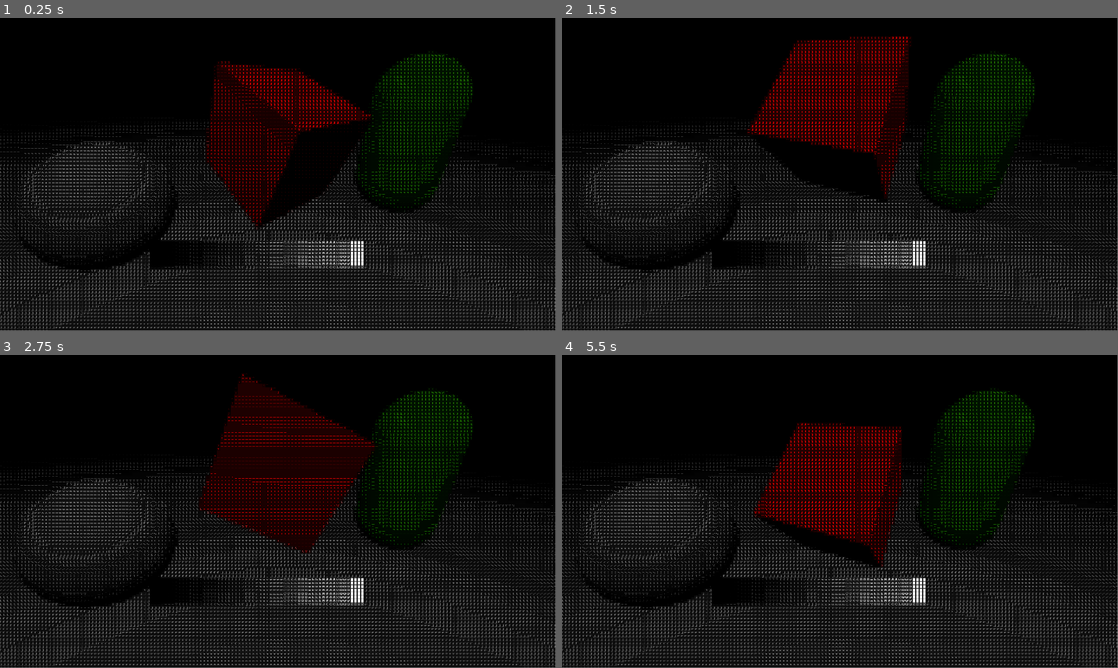
Above: before the commit, frames 1-4 (two rows, left to right).
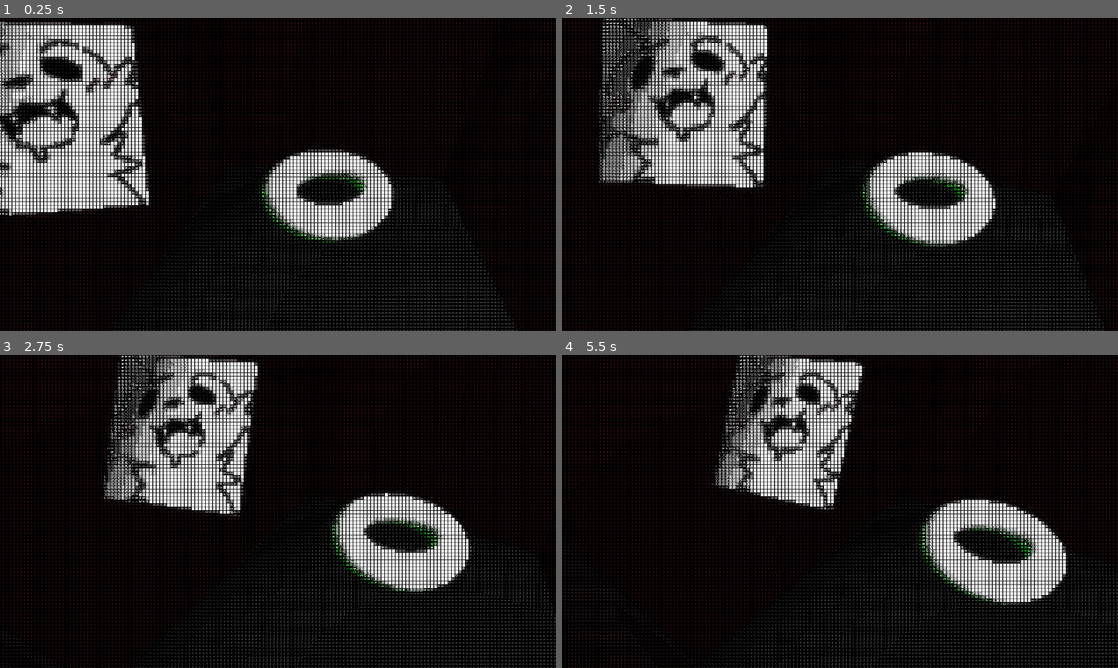
Above: after the commit, the same moments.

Repository: VocaBoca/ascii
Game: Godot game, scene res://level_test_scene.tscn
Same seed, same stepped clock (60 frames per second), same inputs: the game is played once before the commit and once after it. Before the commit the project starts from res://TestScene.tscn.
Inputs:
- Up to frame 1 (0.25 s): no input
- Up to frame 2 (1.5 s): no input
- Up to frame 3 (2.75 s): no input
- Up to frame 4 (5.5 s): no input
In our replay, the window is 799x449 before the commit and 800x450 after it. These sizes can differ from the game's own. Grey fills any space a smaller window leaves; there, only what the larger window draws over its background counts as a difference.

The runs differ from the first frame. In frame 1, 36% of the frame differs, in the area x 0-100%, y 0-100%; in frame 2, 38%; in frame 3, 37%; in frame 4, 34%.

Commit message:
new test scene

Diff:
--- /dev/null
+++ b/Scripts/CameraTestMovement.gd
@@ -0,0 +1,14 @@
+extends Node3D
+
+@export var rotation_angle := 30.0 # угол в градусах
+@export var speed := .3           # скорость колебания
+
+var time_passed := 0.0
+
+func _process(delta):
+	time_passed += delta * speed
+
+	# Синус делает плавное "туда-сюда" движение
+	var angle = sin(time_passed) * deg_to_rad(rotation_angle)
+
+	rotation.y = angle
--- /dev/null
+++ b/level_test_scene.tscn
@@ -0,0 +1,116 @@
+[gd_scene format=3 uid="uid://cvgq6xihovhs2"]
+
+[ext_resource type="Script" uid="uid://f8k8y1ivfqh0" path="res://Scripts/CameraTestMovement.gd" id="1_8hbb6"]
+[ext_resource type="Shader" uid="uid://d2hyrv34invfm" path="res://Shaders/ASCII_main.gdshader" id="2_x0c6s"]
+[ext_resource type="Texture2D" uid="uid://cadstupcq0n4v" path="res://Textures/36aace9b44843519c1407732ce06818b.jpg" id="3_hgkj1"]
+[ext_resource type="Texture2D" uid="uid://tll8kbevgpbn" path="res://Textures/Atlas5.png" id="3_x0c6s"]
+[ext_resource type="Script" uid="uid://d2lck71voytmp" path="res://Scripts/Color_Rect_Debug_Script.gd" id="4_4fyl6"]
+
+[sub_resource type="Environment" id="Environment_fkw4m"]
+background_mode = 3
+background_energy_multiplier = 0.0
+background_canvas_max_layer = 1
+glow_enabled = true
+glow_intensity = 1.0
+glow_bloom = 0.27
+glow_hdr_scale = 2.35
+
+[sub_resource type="QuadMesh" id="QuadMesh_g8ngl"]
+
+[sub_resource type="StandardMaterial3D" id="StandardMaterial3D_kmb7y"]
+albedo_color = Color(0.19793725, 0.19793722, 0.19793722, 1)
+
+[sub_resource type="BoxMesh" id="BoxMesh_sfm0x"]
+
+[sub_resource type="StandardMaterial3D" id="StandardMaterial3D_wkxdq"]
+cull_mode = 1
+albedo_color = Color(0.25056624, 0.028849611, 0.047922015, 1)
+
+[sub_resource type="TorusMesh" id="TorusMesh_kmb7y"]
+
+[sub_resource type="StandardMaterial3D" id="StandardMaterial3D_8hbb6"]
+emission_enabled = true
+emission = Color(0, 1, 0, 1)
+
+[sub_resource type="PlaneMesh" id="PlaneMesh_x0c6s"]
+
+[sub_resource type="StandardMaterial3D" id="StandardMaterial3D_hgkj1"]
+albedo_texture = ExtResource("3_hgkj1")
+
+[sub_resource type="ShaderMaterial" id="ShaderMaterial_33wto"]
+shader = ExtResource("2_x0c6s")
+shader_parameter/ascii_atlas = ExtResource("3_x0c6s")
+shader_parameter/cell_size = 10.000000284999999
+shader_parameter/atlas_grid = Vector2(8, 6)
+shader_parameter/glyph_count = 48.0
+shader_parameter/atlas_mapping_power = 1.00000004424012
+shader_parameter/atlas_mapping_bias = 4.7499999933364734e-08
+shader_parameter/invert_ramp = false
+shader_parameter/min_cell_fill = 0.0
+shader_parameter/bg_strength = 0.0
+shader_parameter/color_boost = 1.0000000475
+
+[node name="LevelTestScene" type="Node3D" unique_id=70158495]
+
+[node name="WorldEnvironment" type="WorldEnvironment" parent="." unique_id=930120835]
+environment = SubResource("Environment_fkw4m")
+
+[node name="SubViewport" type="SubViewport" parent="." unique_id=302337459]
+transparent_bg = true
+size = Vector2i(1920, 1080)
+
+[node name="Floor" type="MeshInstance3D" parent="SubViewport" unique_id=50778675]
+transform = Transform3D(50, 0, 0, 0, -2.1855694e-06, 50, 0, -50, -2.1855694e-06, 0, 0, 0)
+mesh = SubResource("QuadMesh_g8ngl")
+surface_material_override/0 = SubResource("StandardMaterial3D_kmb7y")
+
+[node name="RedBox" type="MeshInstance3D" parent="SubViewport" unique_id=1054889241]
+transform = Transform3D(6.3, 0, 0, 0, 6.3, 0, 0, 0, 6.3, 0, 3.0985978, 0)
+mesh = SubResource("BoxMesh_sfm0x")
+surface_material_override/0 = SubResource("StandardMaterial3D_wkxdq")
+
+[node name="PointLight" type="OmniLight3D" parent="SubViewport" unique_id=1768200106]
+transform = Transform3D(1, 0, 0, 0, 1, 0, 0, 0, 1, -0.8604609, 4.6979785, 2.427878)
+visible = false
+light_energy = 4.907
+light_indirect_energy = 0.882
+light_volumetric_fog_energy = 0.0
+light_specular = 0.0
+omni_range = 13.1
+
+[node name="Camera3D" type="Camera3D" parent="SubViewport" unique_id=455648085]
+transform = Transform3D(0.9834776, -0.13812178, 0.11702215, 0.030697668, 0.7643052, 0.6441236, -0.17840813, -0.6298889, 0.7559171, 0.19182086, 3.974392, 3.1100209)
+current = true
+script = ExtResource("1_8hbb6")
+
+[node name="MeshInstance3D" type="MeshInstance3D" parent="SubViewport" unique_id=59155390]
+transform = Transform3D(1, 0, 0, 0, 1, 0, 0, 0, 1, 0, 1.6770865, 0)
+mesh = SubResource("TorusMesh_kmb7y")
+surface_material_override/0 = SubResource("StandardMaterial3D_8hbb6")
+
+[node name="SpotLight3D" type="SpotLight3D" parent="SubViewport" unique_id=326833247]
+transform = Transform3D(1, 0, 0, 0, 0.25881907, 0.9659258, 0, -0.9659258, 0.25881907, 2.1911795, 6.2704005, 2.9752543)
+light_energy = 13.917
+spot_range = 15.477
+spot_angle = 75.86
+
+[node name="MeshInstance3D2" type="MeshInstance3D" parent="SubViewport" unique_id=1891808082]
+transform = Transform3D(0.46099934, 0.09033446, 0.07031572, -0.003706818, 0.30339208, -0.36546478, -0.11441536, 0.35414395, 0.2951545, -1.3592227, 3.4580095, 1.972)
+mesh = SubResource("PlaneMesh_x0c6s")
+surface_material_override/0 = SubResource("StandardMaterial3D_hgkj1")
+
+[node name="CanvasLayer" type="CanvasLayer" parent="." unique_id=635638733]
+follow_viewport_enabled = true
+
+[node name="ColorRect" type="ColorRect" parent="CanvasLayer" unique_id=1732385938 node_paths=PackedStringArray("viewport")]
+material = SubResource("ShaderMaterial_33wto")
+anchors_preset = -1
+anchor_right = 0.003125
+anchor_bottom = 0.008333334
+offset_left = -16.0
+offset_top = -10.0
+offset_right = 1921.0
+offset_bottom = 1079.0
+script = ExtResource("4_4fyl6")
+viewport = NodePath("../../SubViewport")
+metadata/_edit_use_anchors_ = true
--- a/project.godot
+++ b/project.godot
@@ -10,15 +10,15 @@
 
 [application]
 
-config/name="New Game Project"
-run/main_scene="res://TestScene.tscn"
+config/name="ASCII"
+run/main_scene="uid://cvgq6xihovhs2"
 config/features=PackedStringArray("4.6", "Forward Plus")
 config/icon="res://icon.svg"
 
 [display]
 
-window/size/viewport_width=1920
-window/size/viewport_height=1080
+window/size/viewport_width=1600
+window/size/viewport_height=900
 
 [physics]
 
Not shown, added: Scripts/CameraTestMovement.gd.uid
Binary file added: Textures/36aace9b44843519c1407732ce06818b.jpg
Not shown, added: Textures/36aace9b44843519c1407732ce06818b.jpg.import
Binary file added: Textures/Anime.png
Not shown, added: Textures/Anime.png.import
Binary file added: Textures/Atlas4.png
Not shown, added: Textures/Atlas4.png.import
Binary file added: Textures/Atlas5.png
Not shown, added: Textures/Atlas5.png.import
Binary file added: Textures/Calibration64.png
Not shown, added: Textures/Calibration64.png.import
